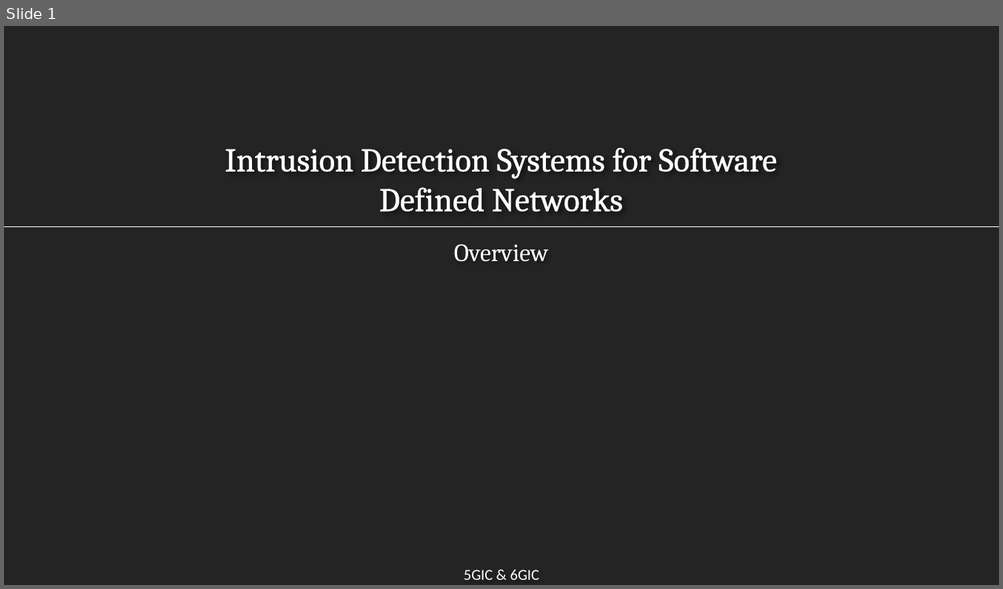
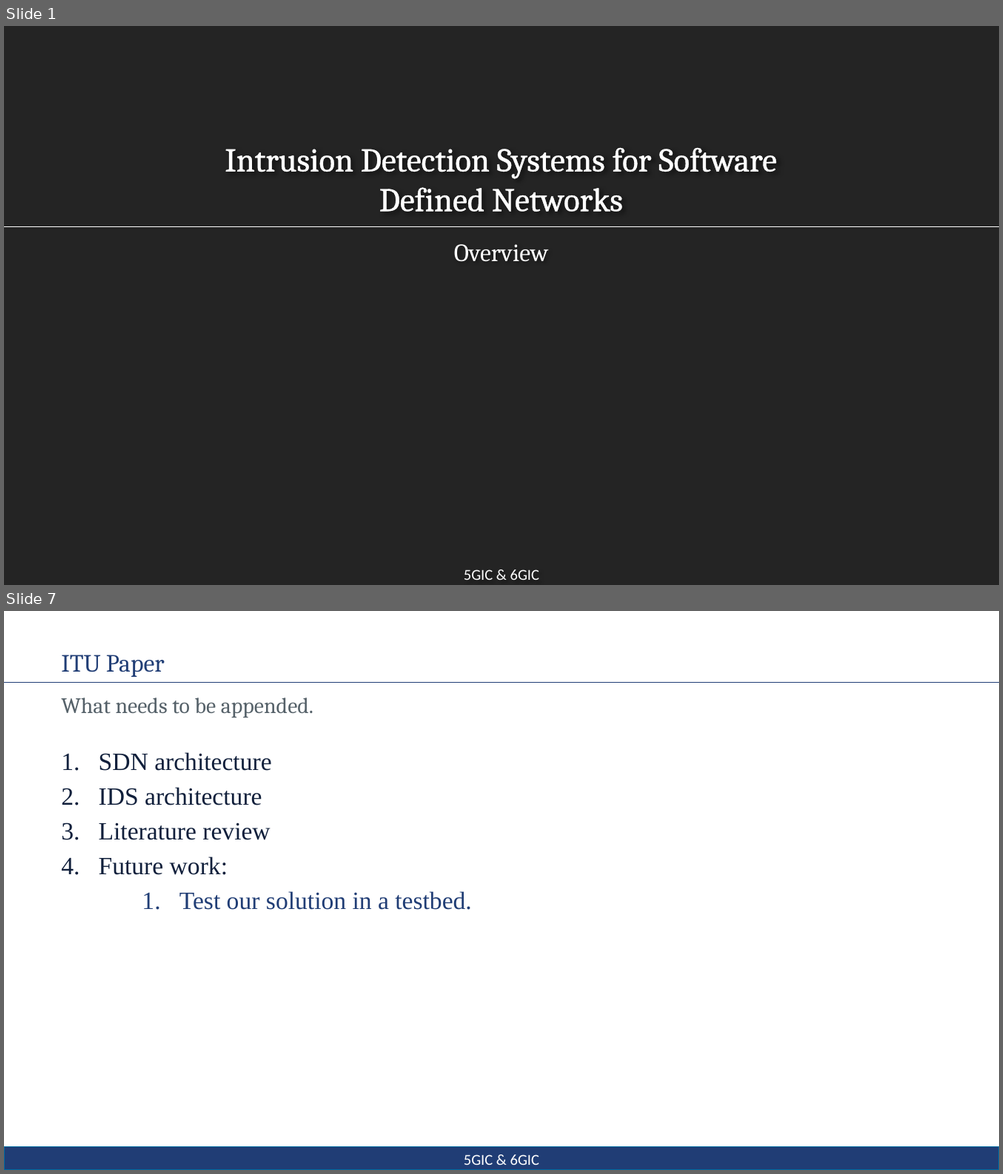
Before and after one commit to sotirischatzimiltis/SDN_IDS, a slide deck: Papers/SDN_IoT_Presentation.pptx. Shown one above the other, each under a label of ours: slide 1 before the commit, slides 1 and 7 after it; the slides between them are not shown. The pictures are 1003x589 and 1003x1174 pixels, drawn with LibreOffice and Linux fonts; fonts in the diff are those of the drawing; background and template pictures are left out; a plain dark background stands for a picture behind light text. Boxes give left, top, right and bottom in pixels: in the first picture for what was removed or moved away, otherwise in the second. Text is boxed around its words. In the diff, an @@ line names an element or a change of style, - is before the commit and + after.

```diff
--- a/Papers/SDN_IoT_Presentation.pptx
+++ b/Papers/SDN_IoT_Presentation.pptx
@@ slide 7 added at box(4, 611, 999, 1170), background #FFFFFF; not listed: 1 template element that a slide beside it also shows @@
@@ title added at box(61, 655, 165, 677), 24 pt, text #203D75 @@
+ITU Paper
@@ line added from (4, 683) to (999, 683), #203D75 0.5 pt @@
@@ text added at box(61, 698, 313, 718), 21.3 pt, text #556169 @@
+What needs to be appended.
@@ text added at box(99, 752, 472, 910), 24 pt, text #101E3A @@
+1. SDN architecture
+2. IDS architecture
+3. Literature review
+4. Future work:
+  1. Test our solution in a testbed.
@@ rectangle added at box(4, 1147, 999, 1170), fill #203D75, outline #0069A0 0.75 pt @@
```
Also in this commit, not shown: 5 slides changed, 1 other slide added.
